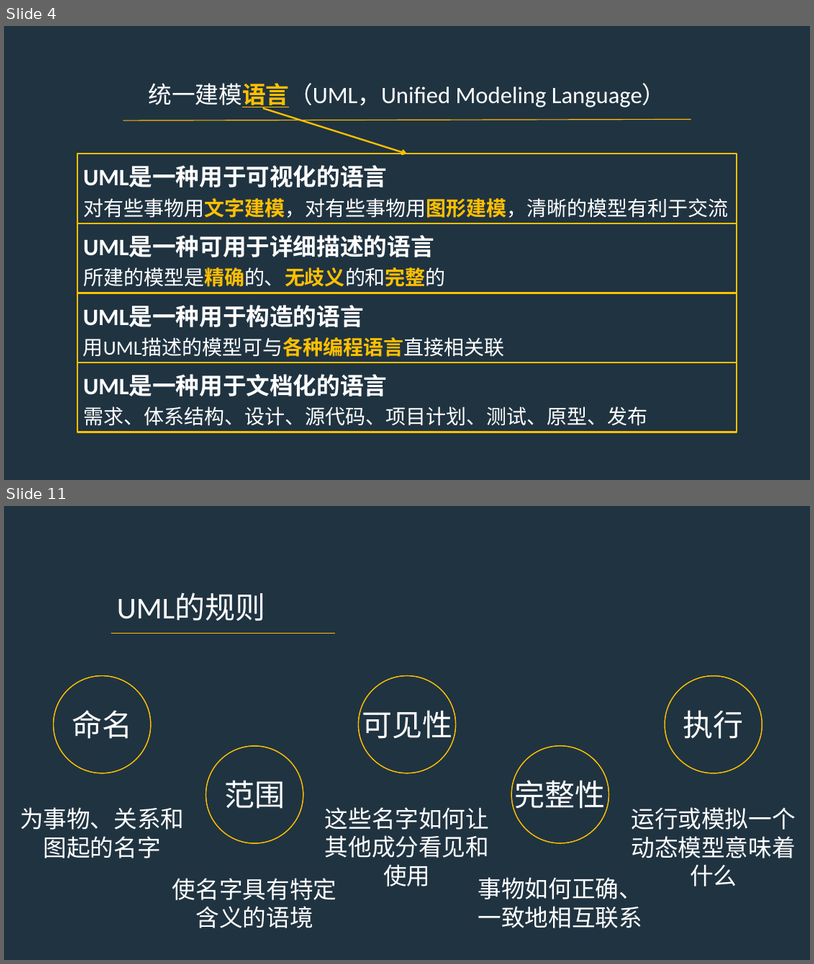
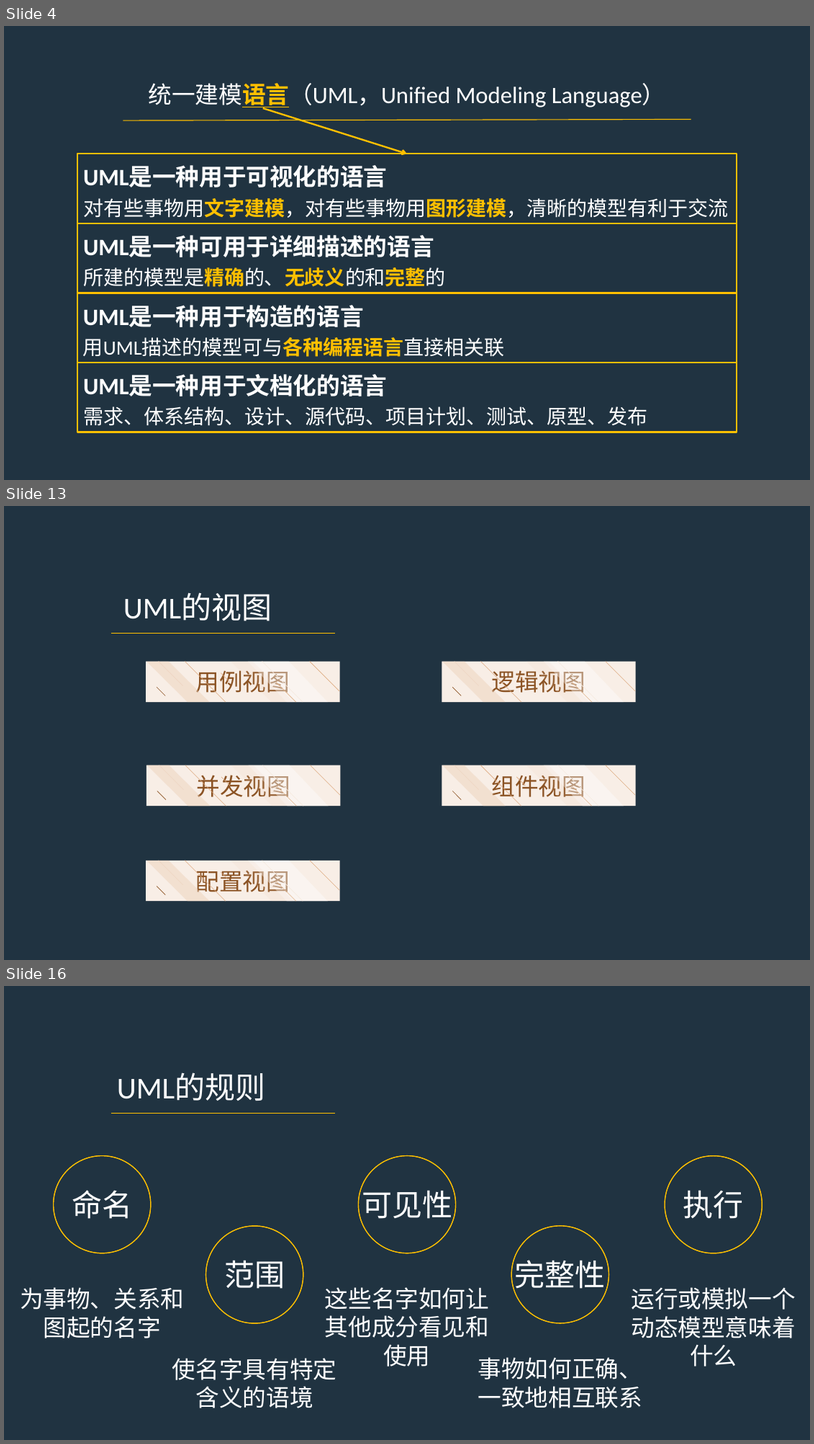
Before and after one commit to PRD2017-G07/G07-teamwork, a slide deck: 0PPT/UML概述.pptx. Shown one above the other, each under a label of ours: slides 4 and 11 before the commit, slides 4, 13 and 16 after it; the slides between them are not shown. The pictures are 814x964 and 814x1444 pixels, drawn with LibreOffice and Linux fonts; fonts in the diff are those of the drawing. Boxes give left, top, right and bottom in pixels: in the first picture for what was removed or moved away, otherwise in the second. Text is boxed around its words. In the diff, an @@ line names an element or a change of style, - is before the commit and + after.

```diff
--- a/0PPT/UML概述.pptx
+++ b/0PPT/UML概述.pptx
@@ slide 13 added at bbox=[4, 506, 810, 960], background #203341 @@
@@ text added at bbox=[124, 593, 273, 621], 36 pt, text #FFFFFF @@
+UML的视图
@@ line added from (111, 633) to (335, 633), #FFC000 1 pt @@
@@ group added at bbox=[146, 662, 340, 702]: 7 lines, 3 parallelograms, 1 rectangle @@
+用例视图
@@ group added at bbox=[442, 662, 636, 702]: 7 lines, 3 parallelograms, 1 rectangle @@
+逻辑视图
@@ group added at bbox=[147, 765, 341, 806]: 7 lines, 3 parallelograms, 1 rectangle @@
+并发视图
@@ group added at bbox=[442, 765, 636, 806]: 7 lines, 3 parallelograms, 1 rectangle @@
+组件视图
@@ group added at bbox=[146, 860, 340, 901]: 7 lines, 3 parallelograms, 1 rectangle @@
+配置视图
@@ what was slide 11 is now slide 16 @@
```
Also in this commit, not shown: 8 slides changed, 6 other slides added, 1 slide removed.
